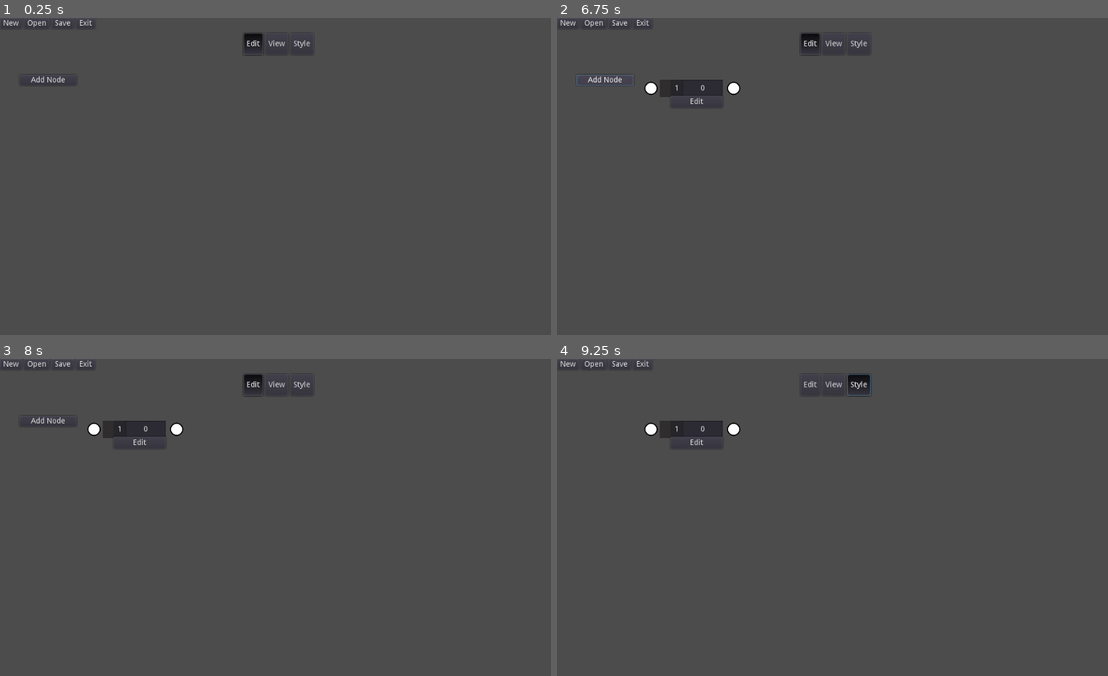
Above: before the commit, frames 1-4 (two rows, left to right).
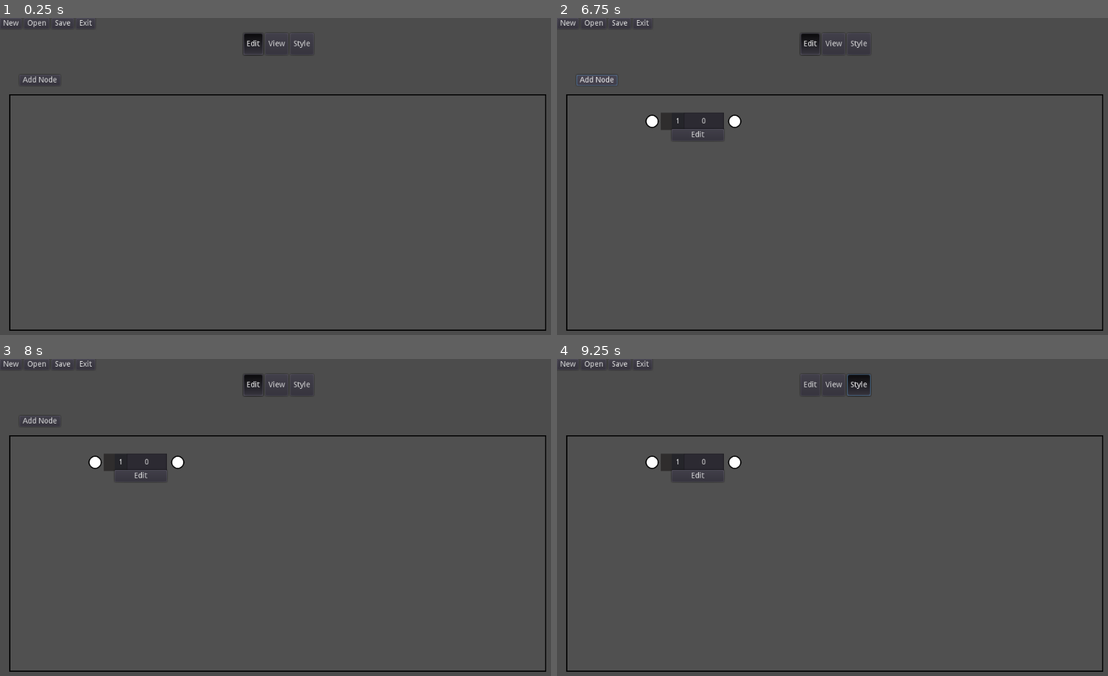
Above: after the commit, the same moments.

Repository: IMP1/flowsheet-old
Game: Godot game, scene res://scenes/Main.tscn
Same seed, same stepped clock (60 frames per second), same inputs: the game is played once before the commit and once after it.
Inputs (mouse positions are in pixels of both pictures, inside the frame that each line leads up to; where the layout moved, square brackets give the same spot in the first picture):
- Up to frame 1 (0.25 s): no input
- Up to frame 2 (6.75 s): click "New" at 0.5 s; click "New" at 1.25 s; click "Open" at 2 s; click "Edit" at 2.75 s; click "View" at 3.5 s; click "Style" at 4.25 s; click "Open" at 5 s; click "Edit" at 5.75 s; click "Add Node" at 6.5 s
- Up to frame 3 (8 s): click (110, 463) [110, 428] at 7.25 s
- Up to frame 4 (9.25 s): click "View" at 8 s; click "Style" at 8.75 s

The runs differ from the first frame. In frame 1, 1.3% of the frame differs, in the area x 1-100%, y 18-99%; in frame 2, 2.8%, in the area x 1-100%, y 17-99%; in frame 3, 2.8%; in frame 4, 2.7%.

Commit message:
Work on UX for editing nodes and links

Diff:
--- a/project/gui/FlowLink.gd
+++ b/project/gui/FlowLink.gd
@@ -13,6 +13,7 @@
 
 onready var line := $Edit/LineContainer/Line2D as Line2D
 onready var border_line := $Edit/LineContainer/Border as Line2D
+onready var path := $Edit/LineContainer/Path2D as Path2D
 onready var edit_button := $Edit/Edit as Button
 onready var edit_menu := $Edit/EditMenu as Control
 
@@ -34,19 +35,22 @@
 	_refresh()
 
 func _refresh() -> void:
-	var middle_point: Vector2 = source_node.connection_point_out()
-	middle_point += target_node.connection_point_in()
-	middle_point /= 2
-	rect_position = middle_point
-	$Edit/LineContainer.rect_position = -middle_point
+#	var middle_point: Vector2 = source_node.connection_point_out()
+#	middle_point += target_node.connection_point_in()
+#	middle_point /= 2
+#	rect_position = middle_point
+#	$Edit/LineContainer.rect_position = -middle_point
 	line.clear_points()
 	border_line.clear_points()
+	path.curve.clear_points()
 	line.add_point(source_node.connection_point_out())
 	border_line.add_point(source_node.connection_point_out())
+	path.curve.add_point(source_node.connection_point_out())
 	# TODO: Add elbow bends to make it look nicer
 	#       Change TARGET_NODE_LINE_INDEX when this happens
 	line.add_point(target_node.connection_point_in())
 	border_line.add_point(target_node.connection_point_in())
+	path.curve.add_point(target_node.connection_point_in())
 
 func _source_node_moved(position: Vector2) -> void:
 	_refresh()
@@ -63,3 +67,12 @@
 
 func _delete() -> void:
 	emit_signal("deleted")
+
+func _process(_delta: float) -> void:
+	# TODO: Get rid of this, and check for mouse clicks on the line
+	#       https://godotengine.org/qa/80550/signal-for-onmouseenter-for-line2d
+	var mouse_pos := path.get_local_mouse_position()
+	var line_pos := path.curve.get_closest_point(mouse_pos)
+	var distance = (line_pos - mouse_pos).length()
+	if distance < 64 and distance > 24:
+		edit_button.rect_position = line_pos
--- a/project/gui/FlowLink.tscn
+++ b/project/gui/FlowLink.tscn
@@ -1,6 +1,11 @@
-[gd_scene load_steps=2 format=2]
+[gd_scene load_steps=3 format=2]
 
 [ext_resource path="res://gui/FlowLink.gd" type="Script" id=1]
+
+[sub_resource type="Curve2D" id=1]
+_data = {
+"points": PoolVector2Array(  )
+}
 
 [node name="FlowLink" type="Control"]
 anchor_right = 1.0
@@ -35,6 +40,9 @@
 end_cap_mode = 2
 antialiased = true
 
+[node name="Path2D" type="Path2D" parent="Edit/LineContainer"]
+curve = SubResource( 1 )
+
 [node name="Edit" type="Button" parent="Edit"]
 margin_right = 12.0
 margin_bottom = 20.0
--- a/project/gui/FlowNode.gd
+++ b/project/gui/FlowNode.gd
@@ -12,6 +12,9 @@
 onready var _edit := $Edit as Control
 onready var _view := $View as Control
 onready var _style := $Style as Control
+
+# TODO: Change the layout. Remove the edit button, and have the edit menu show on right-click?
+# TODO: Make it more clear what the ChangeType and InitialValue fields are doing
 
 func _ready():
 	_set_mode(0)
--- a/project/gui/FlowNode.tscn
+++ b/project/gui/FlowNode.tscn
@@ -122,10 +122,17 @@
 margin_right = 96.0
 margin_bottom = 48.0
 
-[node name="Delete" type="Button" parent="Edit/EditMenu"]
+[node name="Duplicate" type="Button" parent="Edit/EditMenu"]
 margin_top = 52.0
 margin_right = 96.0
 margin_bottom = 72.0
+disabled = true
+text = "Duplicate"
+
+[node name="Delete" type="Button" parent="Edit/EditMenu"]
+margin_top = 76.0
+margin_right = 96.0
+margin_bottom = 96.0
 text = "Delete"
 
 [node name="View" type="Control" parent="."]
--- a/project/scenes/Main.tscn
+++ b/project/scenes/Main.tscn
@@ -1,10 +1,18 @@
-[gd_scene load_steps=5 format=2]
+[gd_scene load_steps=6 format=2]
 
 [ext_resource path="res://styles/edit_mode.tres" type="Theme" id=1]
 [ext_resource path="res://scenes/Main.gd" type="Script" id=2]
 [ext_resource path="res://scenes/Project.gd" type="Script" id=3]
 
 [sub_resource type="ButtonGroup" id=1]
+
+[sub_resource type="StyleBoxFlat" id=2]
+bg_color = Color( 0.313726, 0.313726, 0.313726, 1 )
+border_width_left = 2
+border_width_top = 2
+border_width_right = 2
+border_width_bottom = 2
+border_color = Color( 0, 0, 0, 1 )
 
 [node name="Main" type="Control"]
 anchor_right = 1.0
@@ -80,14 +88,17 @@
 anchor_right = 1.0
 anchor_bottom = 1.0
 margin_left = 17.0
-margin_top = 54.0
+margin_top = 113.0
 margin_right = -19.0
 margin_bottom = -22.0
+custom_styles/bg = SubResource( 2 )
 follow_focus = true
 
 [node name="Flowsheet" type="Control" parent="Project/Container"]
-margin_right = 988.0
-margin_bottom = 496.0
+margin_left = 2.0
+margin_top = 2.0
+margin_right = 986.0
+margin_bottom = 435.0
 mouse_filter = 1
 size_flags_horizontal = 3
 size_flags_vertical = 3
@@ -110,15 +121,14 @@
 joint_mode = 2
 begin_cap_mode = 2
 
-[node name="EditActions" type="VBoxContainer" parent="Project"]
-anchor_bottom = 1.0
+[node name="EditActions" type="HBoxContainer" parent="Project"]
 margin_left = 36.0
 margin_top = 77.0
-margin_right = 141.0
-margin_bottom = -37.0
+margin_right = 984.0
+margin_bottom = -474.0
 
 [node name="AddNode" type="Button" parent="Project/EditActions"]
-margin_right = 105.0
+margin_right = 75.0
 margin_bottom = 20.0
 text = "Add Node"
 
--- a/project/scenes/Project.gd
+++ b/project/scenes/Project.gd
@@ -14,6 +14,8 @@
 onready var _partial_connection := $Container/Flowsheet/PartialConnection as Line2D
 onready var _nodes := $Container/Flowsheet/Nodes as Control
 onready var _links := $Container/Flowsheet/Links as Control
+
+var DEBUG_LAST_LINK = null
 
 func _ready() -> void:
 	_partial_connection.visible = false
@@ -119,6 +121,8 @@
 	_graph.connect_nodes(source_node.node.id, target_node.node.id)
 	target_node.set_input_node(false)
 
+	DEBUG_LAST_LINK = link
+
 func _delete_link(link: Control) -> void:
 	link.queue_free()
 
